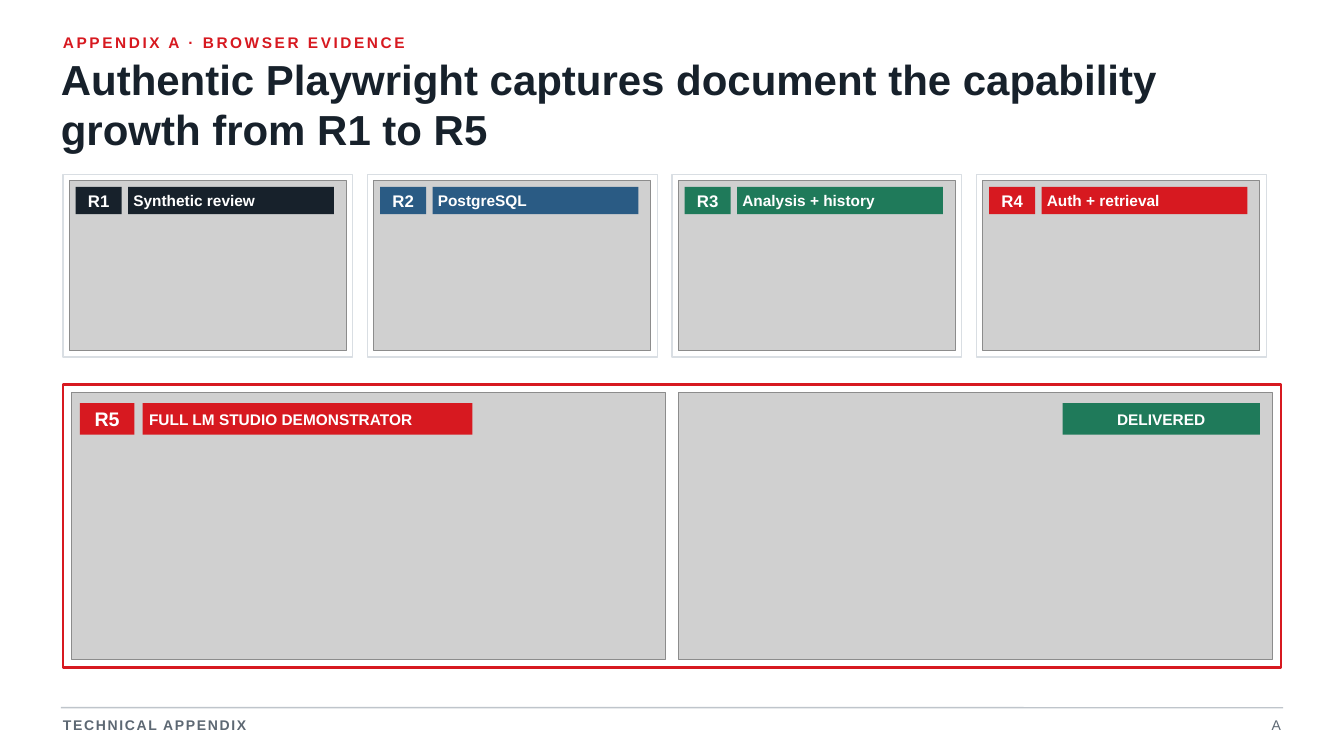
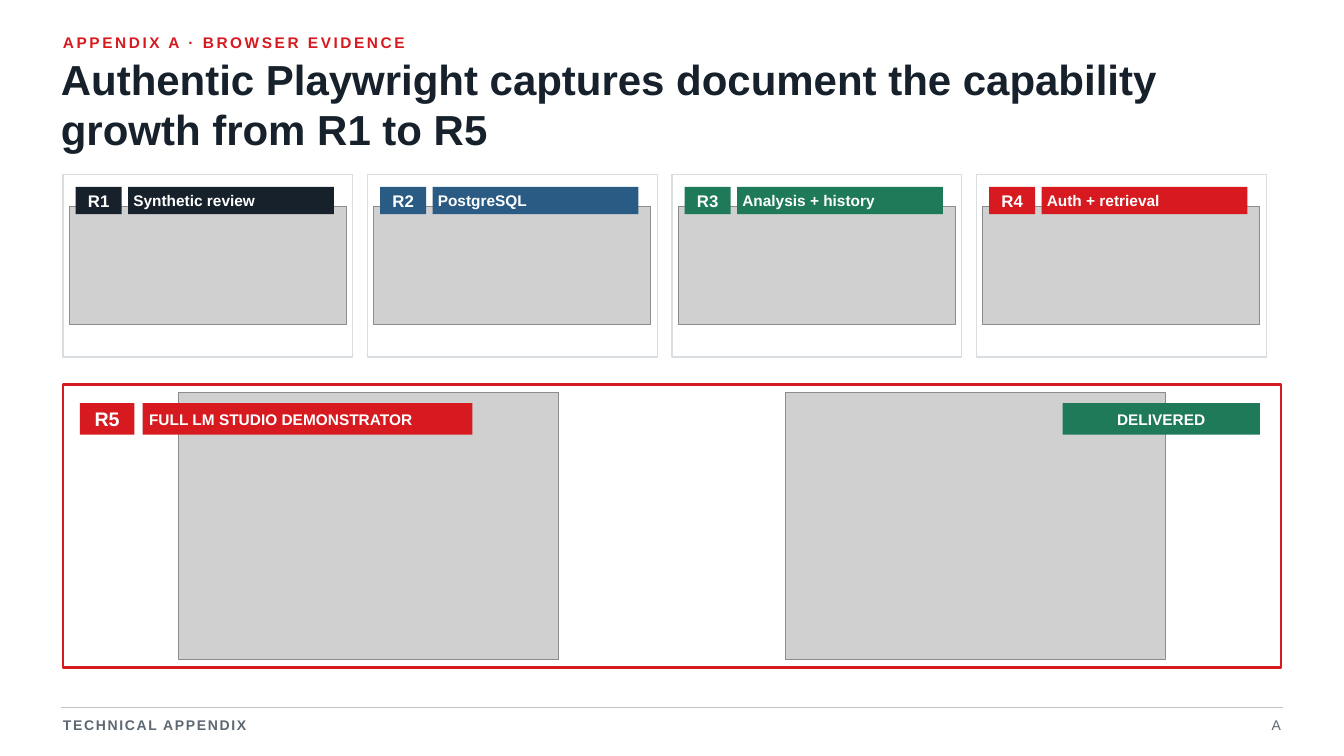
Before and after one commit to jdoe-dev-159753/specgraph-reference-app, a slide deck: slide 15 of docs/presentation/output/SpecGraph_presentation_working_v0.8.pptx. Drawn at 1344x756 pixels with LibreOffice and Linux fonts; fonts in the diff are those of the drawing; grey boxes stand for pictures. Boxes give left, top, right and bottom in pixels: in the first picture for what was removed or moved away, otherwise in the second. Text is boxed around its words. In the diff, an @@ line names an element or a change of style, - is before the commit and + after.

```diff
--- a/docs/presentation/output/SpecGraph_presentation_working_v0.8.pptx
+++ b/docs/presentation/output/SpecGraph_presentation_working_v0.8.pptx
@@ picture: place and size @@
-picture at <box>70,180,347,351</box>
+picture at <box>70,207,347,325</box>
@@ picture: place and size @@
-picture at <box>374,180,651,351</box>
+picture at <box>374,207,651,325</box>
@@ picture: place and size @@
-picture at <box>679,180,956,351</box>
+picture at <box>679,207,956,325</box>
@@ picture: place and size @@
-picture at <box>983,180,1260,351</box>
+picture at <box>983,207,1260,325</box>
@@ picture: place and size @@
-picture at <box>72,393,666,660</box>
+picture at <box>178,393,558,660</box>
@@ picture: place and size @@
-picture at <box>679,393,1273,660</box>
+picture at <box>786,393,1166,660</box>
```
Also in this commit, not shown: 2 other slides changed, 2 other files.
